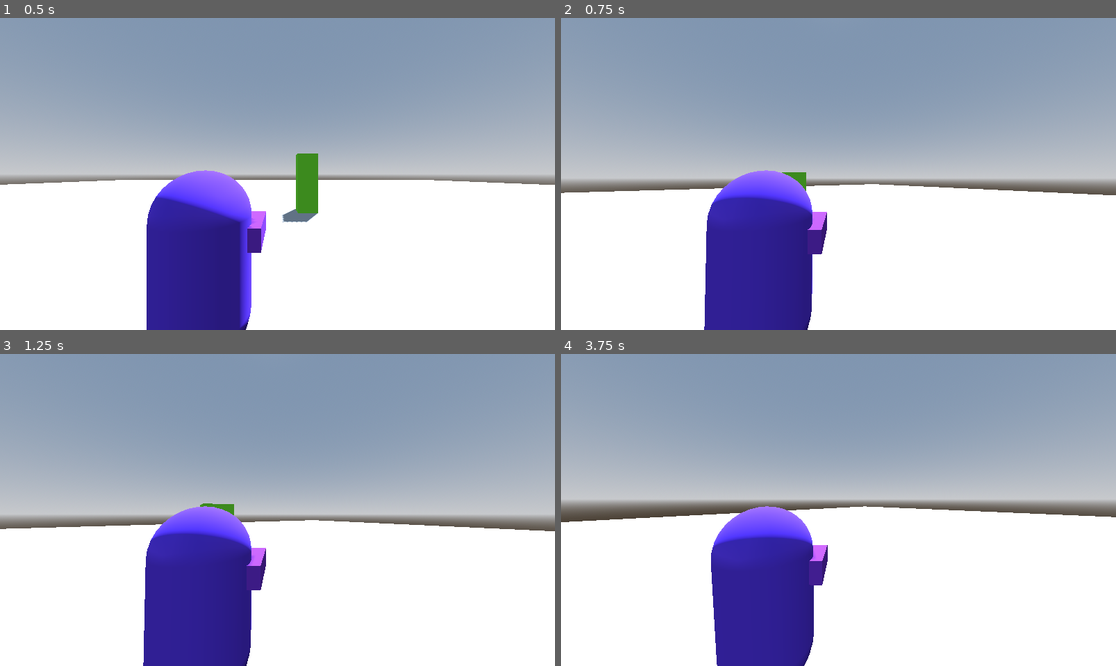
Above: before the commit, frames 1-4 (two rows, left to right).
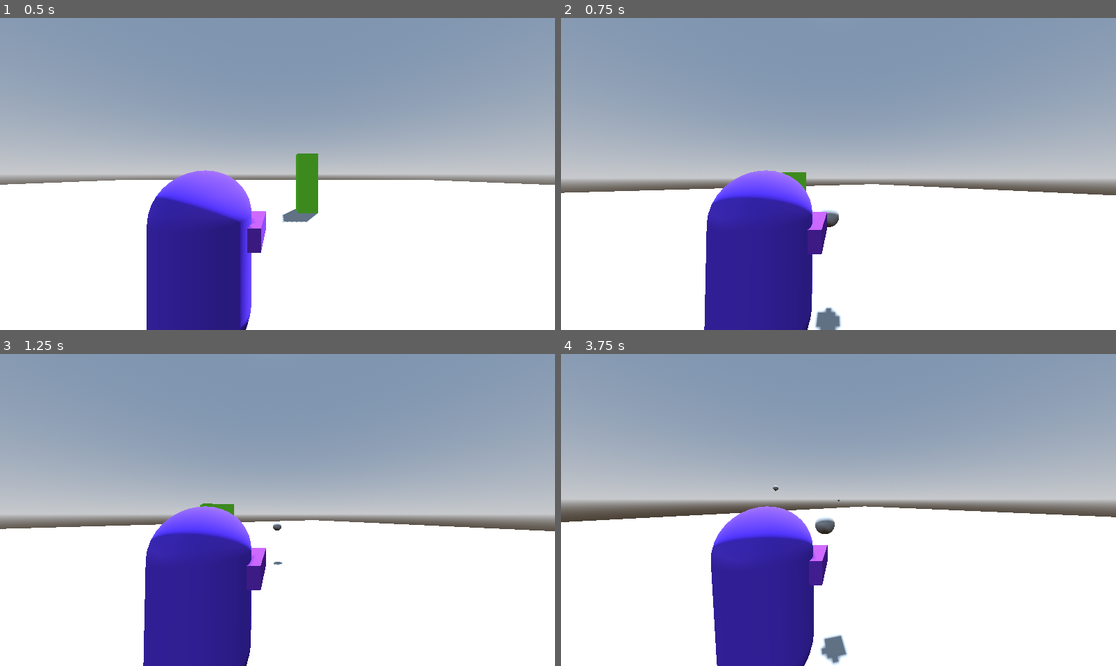
Above: after the commit, the same moments.

Repository: NxKuma/ISCS_3D
Game: Godot game, scene res://Scene/main.tscn
Two runs of this game, one before a commit and one after it. Both use one fixed random seed, a clock stepped at 60 frames per second and the inputs below.
Inputs (mouse positions are in pixels of both pictures, inside the frame that each line leads up to):
- Up to frame 1 (0.5 s): no input
- Up to frame 2 (0.75 s): tap Enter (ui_accept) at 0.5 s; move the mouse to (866, 174) at 0.52 s; hold W (up) from 0.53 s (still down); click (866, 174) at 0.6 s
- Up to frame 3 (1.25 s): keep holding W (up); tap Enter (ui_accept) at 0.77 s
- Up to frame 4 (3.75 s): keep holding W (up); move the mouse to (810, 510) at 1.27 s; right-click (810, 510) at 1.35 s; tap Enter (ui_accept) at 1.52, 3.02 s; click (810, 510) at 1.55 s; move the mouse to (849, 503) at 2.02 s; hold Shift (run) 2.03-2.78 s; click (849, 503) at 2.3 s; move the mouse to (832, 516) at 2.77 s; click (832, 516) at 2.85 s; move the mouse to (877, 513) at 3.52 s; click (877, 513) at 3.6 s

Frame 1 is identical in both runs. In frame 2, 0.4% of the frame differs, in the area x 45-51%, y 61-100%; in frame 3, less than 0.1%; in frame 4, 0.5%, in the area x 38-52%, y 42-100%.

Commit message:
Bullet Instantiation

Diff:
--- a/3rd-person-shooter/Scene/bullet.tscn
+++ b/3rd-person-shooter/Scene/bullet.tscn
@@ -5,6 +5,7 @@
 [sub_resource type="SphereShape3D" id="SphereShape3D_aeyqm"]
 
 [sub_resource type="SphereMesh" id="SphereMesh_uo3pv"]
+resource_local_to_scene = true
 
 [node name="Bullet" type="Area3D"]
 script = ExtResource("1_hggm7")
@@ -16,8 +17,12 @@
 mesh = SubResource("SphereMesh_uo3pv")
 
 [node name="Timer" type="Timer" parent="."]
+wait_time = 5.0
 one_shot = true
 autostart = true
 
+[node name="RayCast3D" type="RayCast3D" parent="."]
+target_position = Vector3(10, 0, 0)
+
 [connection signal="body_entered" from="." to="." method="_on_body_entered"]
 [connection signal="timeout" from="Timer" to="." method="_on_timer_timeout"]
--- a/3rd-person-shooter/Scene/player.tscn
+++ b/3rd-person-shooter/Scene/player.tscn
@@ -49,8 +49,17 @@
 mesh = SubResource("BoxMesh_25cyt")
 surface_material_override/0 = SubResource("StandardMaterial3D_e5ids")
 
+[node name="Marker3D" type="Marker3D" parent="DirMesh"]
+transform = Transform3D(-4.37114e-08, 1, 0, 4.37114e-08, 1.91069e-15, 1, 1, 4.37114e-08, -4.37114e-08, 0, 0, -1.07896)
+
 [node name="RayCast3D" type="RayCast3D" parent="DirMesh"]
 target_position = Vector3(0, 0, -50)
 
+[node name="ShootTime" type="Timer" parent="DirMesh"]
+wait_time = 0.05
+one_shot = true
+
 [node name="Magazine" type="Node3D" parent="."]
 transform = Transform3D(1, 0, 0, 0, 1, 0, 0, 0, 1, 0.50104, 0.246486, -0.611766)
+
+[connection signal="timeout" from="DirMesh/ShootTime" to="." method="_on_shoot_time_timeout"]
--- a/3rd-person-shooter/Script/bullet.gd
+++ b/3rd-person-shooter/Script/bullet.gd
@@ -1,14 +1,16 @@
 extends Area3D
 
-var dir: Vector3 = Vector3()
+
+func _ready() -> void:
+	set_as_top_level(true)
 
 # Called every frame. 'delta' is the elapsed time since the previous frame.
 func _process(delta: float) -> void:
-	position -= transform.basis.x * 150 * delta
+	position -= transform.basis.x * 30 * delta
 
 func _on_timer_timeout() -> void:
 	queue_free()
 
 
-func _on_body_entered(body: Node3D) -> void:
-	queue_free()
+#func _on_body_entered(body: Node3D) -> void:
+	#queue_free()
--- a/3rd-person-shooter/Script/player.gd
+++ b/3rd-person-shooter/Script/player.gd
@@ -2,14 +2,19 @@
 
 const SPEED = 5.0
 const JUMP_VELOCITY = 4.5
+const PROJECTILE = preload("res://Scene/bullet.tscn")
 
 @onready var pivot: Node3D = $CamOrigin
 @onready var mark: Marker3D = $CamOrigin/SpringArm3D/RayCast3D/Marker3D
 @onready var gun: MeshInstance3D = $DirMesh
+@onready var gun_dir: Marker3D = $DirMesh/Marker3D
+@onready var shoot_time: Timer = $DirMesh/ShootTime
 @export var sens: float = 0.5
 
 # Get the gravity from the project settings to be synced with RigidBody nodes.
 var gravity = ProjectSettings.get_setting("physics/3d/default_gravity")
+
+var can_shoot = true
 
 func _ready():
 	Input.mouse_mode = Input.MOUSE_MODE_CAPTURED
@@ -32,6 +37,10 @@
 		pivot.position = pivot.position.lerp(Vector3(0.174,0.964,-0.95), 0.3)
 	else:
 		pivot.position = pivot.position.lerp(Vector3(0.174,0.964,0), 0.5)
+
+	if Input.is_action_just_pressed("shoot") and can_shoot:
+		print("Hello")
+		shoot()
 
 	# Handle Jump.
 	if Input.is_action_just_pressed("ui_accept") and is_on_floor():
@@ -57,7 +66,6 @@
 		velocity.z = move_toward(velocity.z, 0, SPEED * 0.3)
 	move_and_slide()
 
-
 func safe_look_at(node : Node3D, target : Vector3) -> void:
 	var origin : Vector3 = node.global_transform.origin
 	var v_z := (origin - target).normalized()
@@ -77,3 +85,15 @@
 	# Look at the target
 	if up != Vector3.ZERO:
 		node.look_at(target, up)
+
+
+func shoot() -> void:
+	can_shoot = false
+	shoot_time.start()
+
+	var b = PROJECTILE.instantiate()
+	b.rotation_degrees = gun_dir.global_transform.basis.get_euler()
+	gun_dir.add_child(b)
+
+func _on_shoot_time_timeout() -> void:
+	can_shoot = true
--- a/3rd-person-shooter/project.godot
+++ b/3rd-person-shooter/project.godot
@@ -52,6 +52,11 @@
 "events": [Object(InputEventKey,"resource_local_to_scene":false,"resource_name":"","device":-1,"window_id":0,"alt_press …(195 unchanged characters)…
 ]
 }
+shoot={
+"deadzone": 0.5,
+"events": [Object(InputEventMouseButton,"resource_local_to_scene":false,"resource_name":"","device":-1,"window_id":0,"alt_pressed":false,"shift_pressed":false,"ctrl_pressed":false,"meta_pressed":false,"button_mask":1,"position":Vector2(309, 14),"global_position":Vector2(318, 60),"factor":1.0,"button_index":1,"canceled":false,"pressed":true,"double_click":false,"script":null)
+]
+}
 
 [rendering]
 
